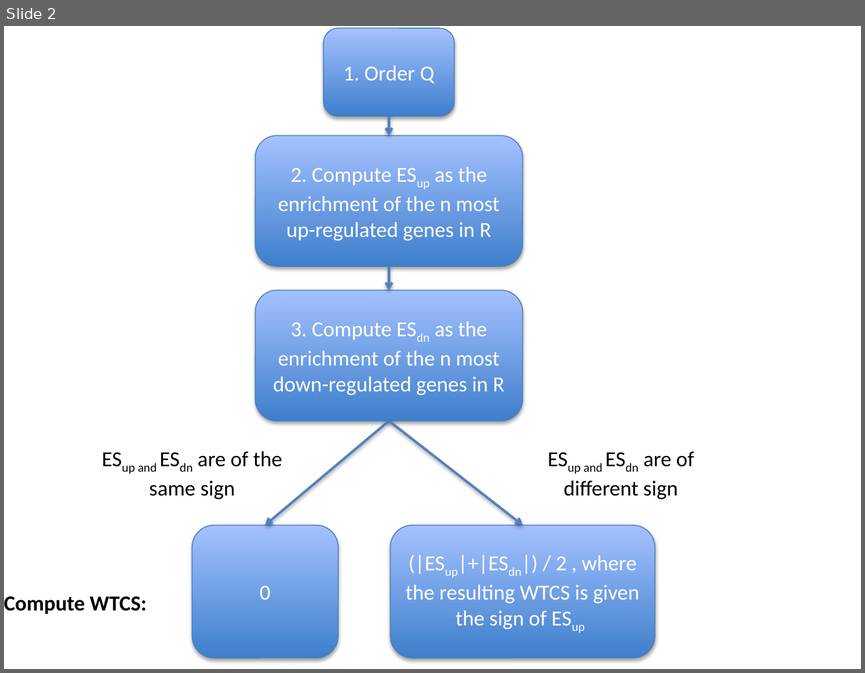
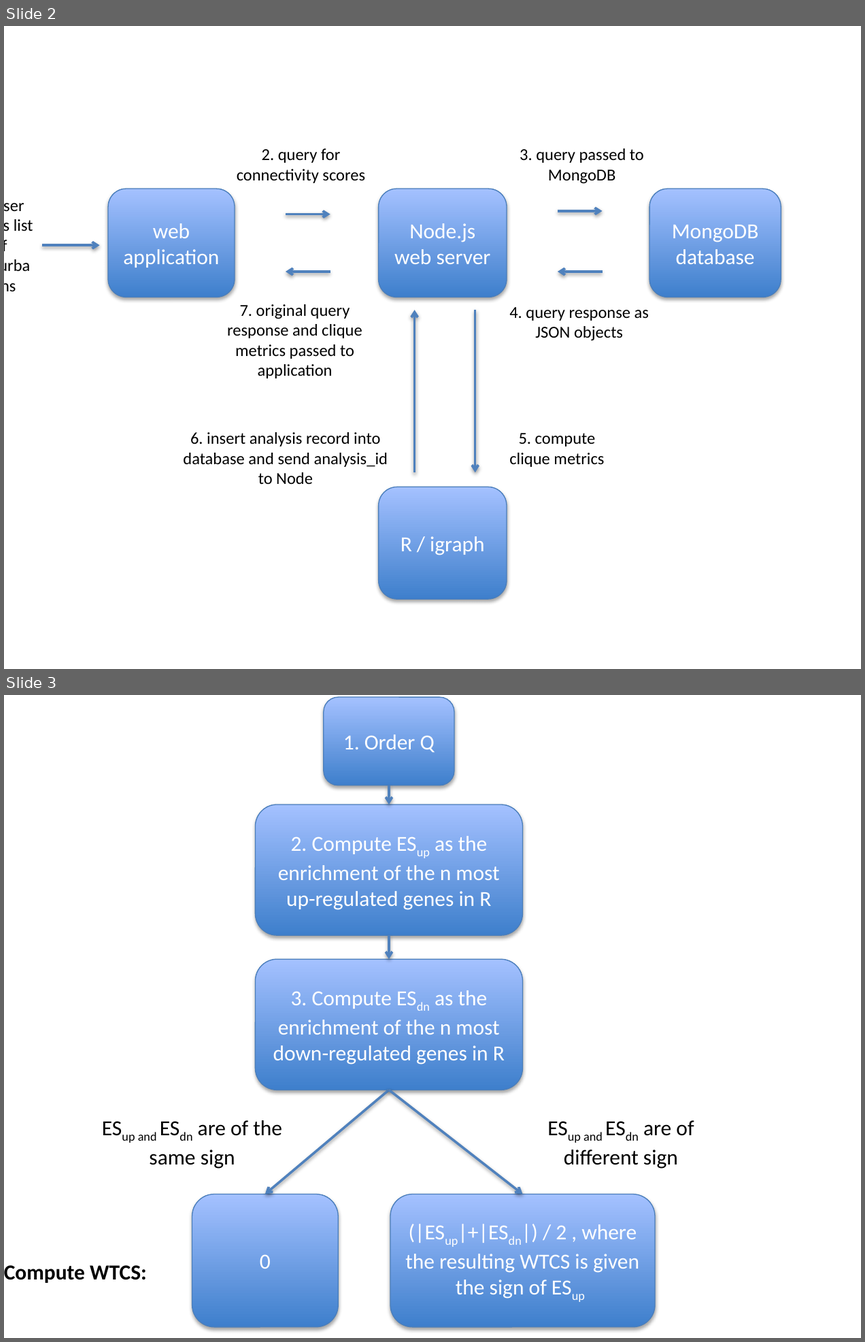
Before and after one commit to tnat1031/thesis, a slide deck: proposal/slides/Flow_diagrams.pptx. Shown one above the other, each under a label of ours: slide 2 before the commit, slides 2 and 3 after it. The pictures are 865x673 and 865x1342 pixels, drawn with LibreOffice and Linux fonts; fonts in the diff are those of the drawing. Boxes give left, top, right and bottom in pixels: in the first picture for what was removed or moved away, otherwise in the second. Text is boxed around its words. In the diff, an @@ line names an element or a change of style, - is before the commit and + after.

```diff
--- a/proposal/slides/Flow_diagrams.pptx
+++ b/proposal/slides/Flow_diagrams.pptx
@@ slide 2 added at [4,26,861,669], background #FFFFFF @@
@@ group added at [14,148,781,599]: 7 texts, 7 arrows, 4 rounded rectangles @@
+web application
+Node.js
+web server
+MongoDB database
+1. User inputs list
+of perturbagens
+2. query for connectivity scores
+7. original query response and clique metrics passed to application
+3. query passed to MongoDB
+4. query response as JSON objects
+R / igraph
+5. compute clique metrics
+6. insert analysis record into database and send analysis_id to Node
@@ what was slide 2 is now slide 3 @@
```
Also in this commit, not shown: 5 other files.
